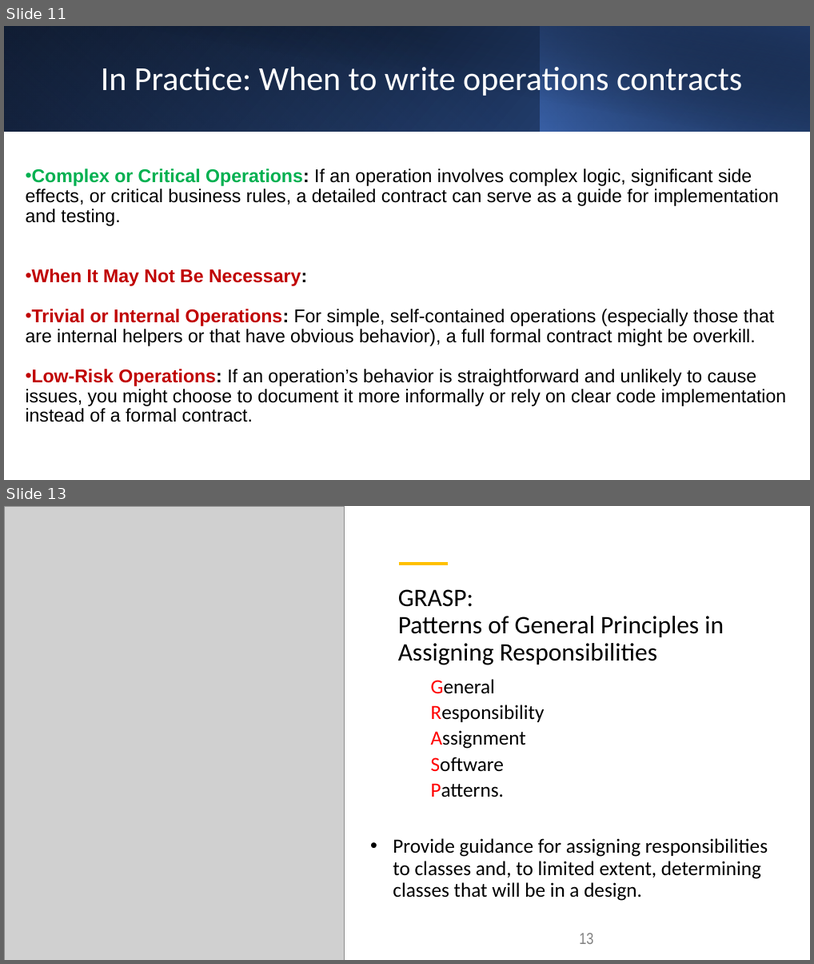
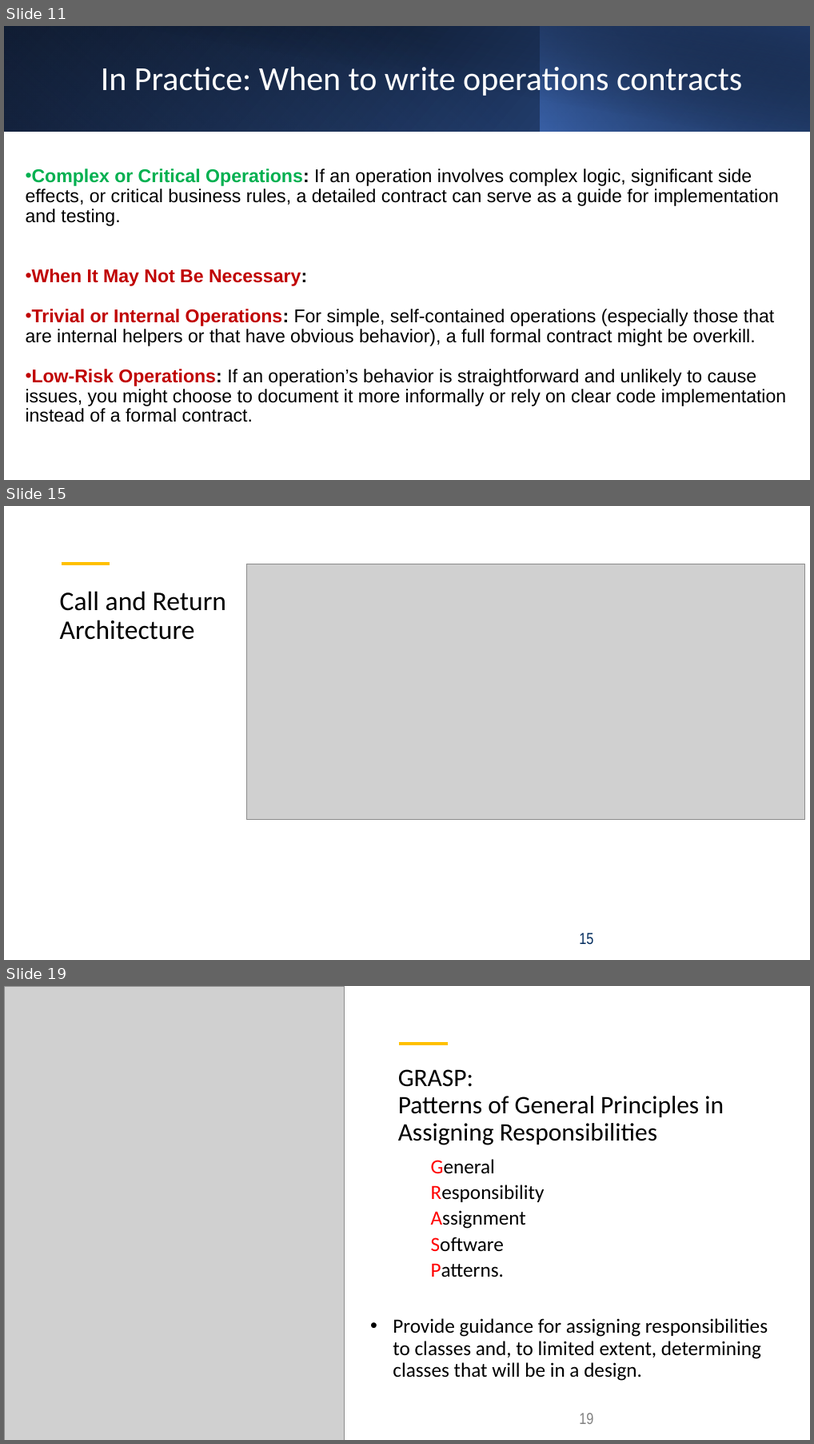
Before and after one commit to kthanasi-git/SW_Engineering, a slide deck: SOFTWARE ENGINEERING/SLIDES/7-Design Principles I.pptx. Shown one above the other, each under a label of ours: slides 11 and 13 before the commit, slides 11, 15 and 19 after it; the slides between them are not shown. The pictures are 814x964 and 814x1444 pixels, drawn with LibreOffice and Linux fonts; fonts in the diff are those of the drawing; grey boxes stand for pictures. Boxes give left, top, right and bottom in pixels: in the first picture for what was removed or moved away, otherwise in the second. Text is boxed around its words. In the diff, an @@ line names an element or a change of style, - is before the commit and + after.

```diff
--- a/SOFTWARE ENGINEERING/SLIDES/7-Design Principles I.pptx
+++ b/SOFTWARE ENGINEERING/SLIDES/7-Design Principles I.pptx
@@ slide 15 added at (4, 506, 810, 960), background #FFFFFF @@
@@ line added from (62, 564) to (110, 564), #FFC000 4.5 pt @@
@@ picture added at (246, 564, 806, 819) @@
@@ title added at (60, 591, 226, 640), 32 pt, text #000000 @@
+Call and Return Architecture
@@ page number added at (579, 932, 594, 944), 19 pt, text #002B5D @@
+15
@@ what was slide 13 is now slide 19 @@
@@ page number at (579, 1412, 594, 1424): text changed @@
-13
+19
```
Also in this commit, not shown: 4 slides changed, 6 other slides added, 20 other files.
